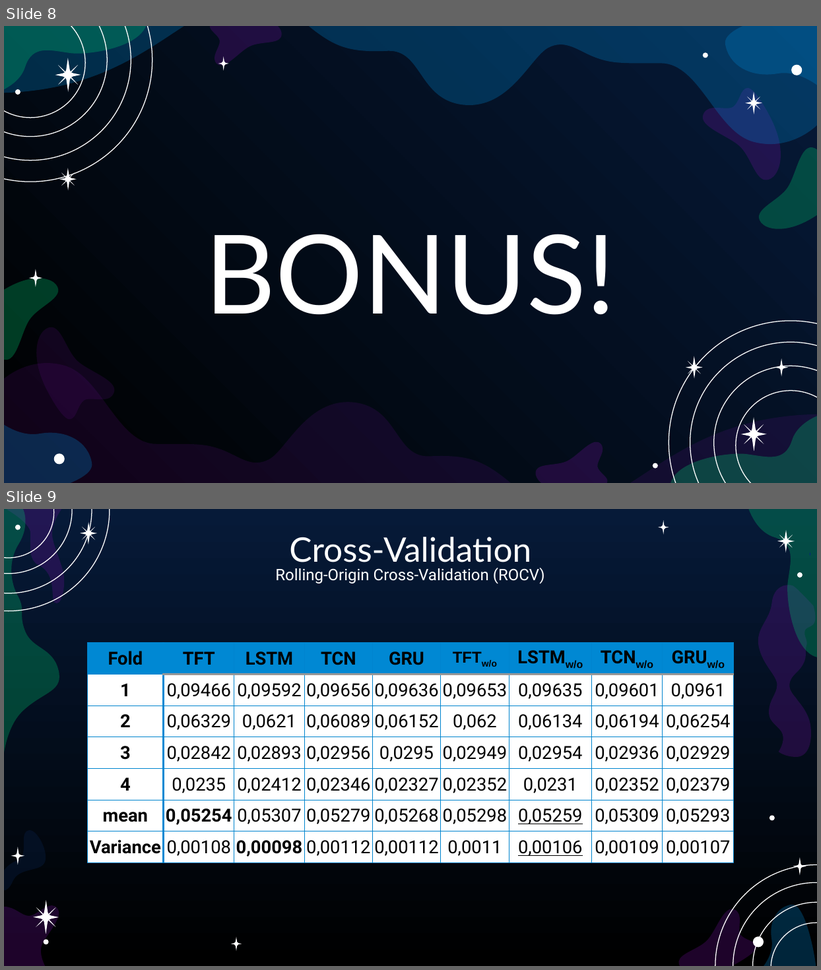
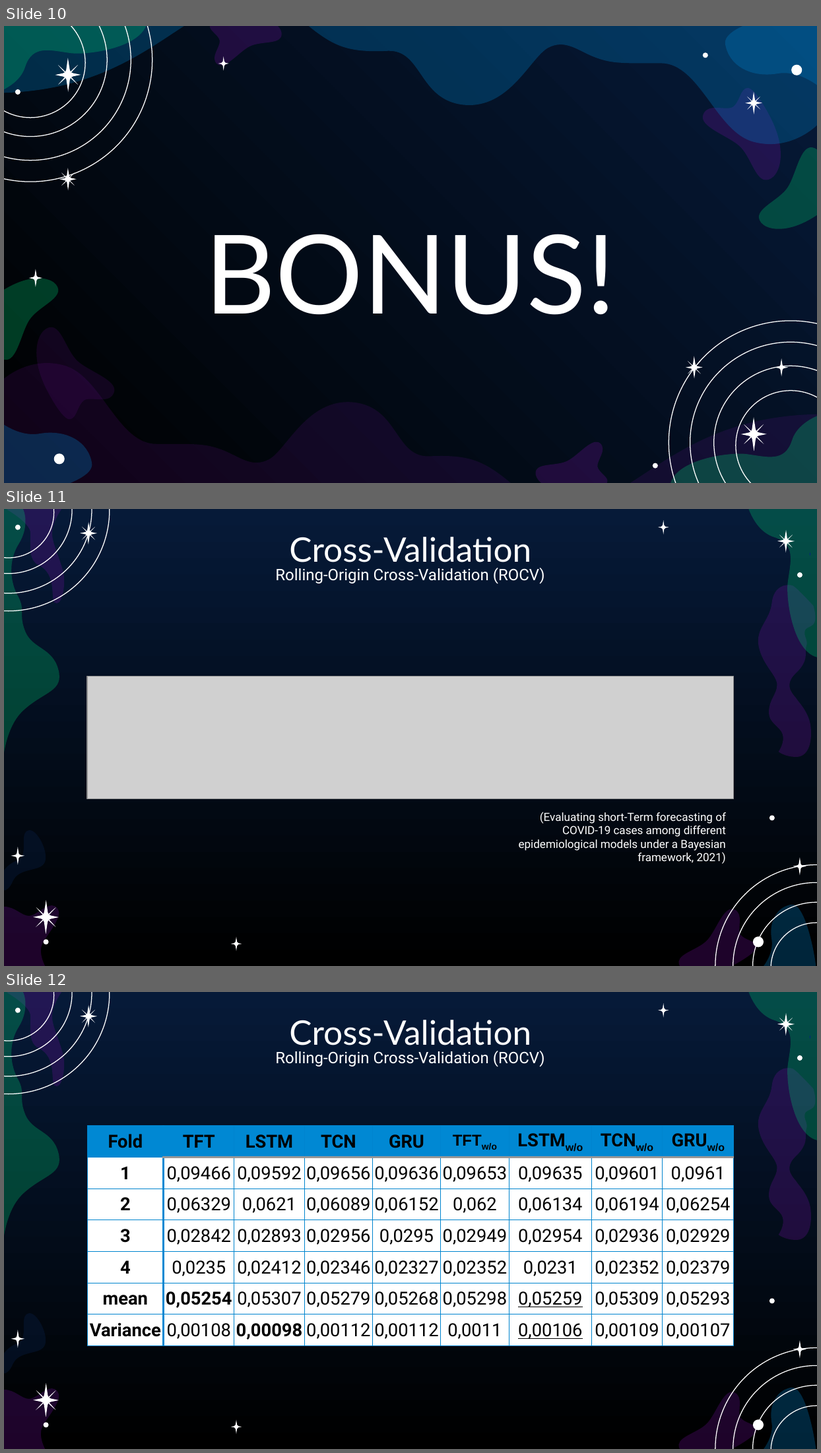
Before and after one commit to AfterRain007/Skripsi, a slide deck: Powerpoint Sidang.pptx. Shown one above the other, each under a label of ours: slides 8 and 9 before the commit, slides 10, 11 and 12 after it. The pictures are 821x970 and 821x1453 pixels, drawn with LibreOffice and Linux fonts; fonts in the diff are those of the drawing; grey boxes stand for pictures. Boxes give left, top, right and bottom in pixels: in the first picture for what was removed or moved away, otherwise in the second. Text is boxed around its words. In the diff, an @@ line names an element or a change of style, - is before the commit and + after.

```diff
--- a/Powerpoint Sidang.pptx
+++ b/Powerpoint Sidang.pptx
@@ slide 11 added at <box>4,509,817,966</box>, background gradient #000000 to #061A38; not listed: 28 template elements that a slide beside it also shows @@
@@ text added at <box>275,537,545,584</box>, 14 pt, text #FFFFFF @@
+Cross-Validation
+Rolling-Origin Cross-Validation (ROCV)
@@ freeform shape added at <box>810,552,811,555</box>, fill #0606B2 @@
@@ picture added at <box>87,677,733,799</box> @@
@@ text added at <box>519,812,726,864</box>, 10 pt, text #FFFFFF @@
+(Evaluating short-Term forecasting of COVID-19 cases among different epidemiological models under a Bayesian framework, 2021)
@@ what was slide 8 is now slide 10 @@
@@ what was slide 9 is now slide 12 @@
```
Also in this commit, not shown: 2 other slides added.
